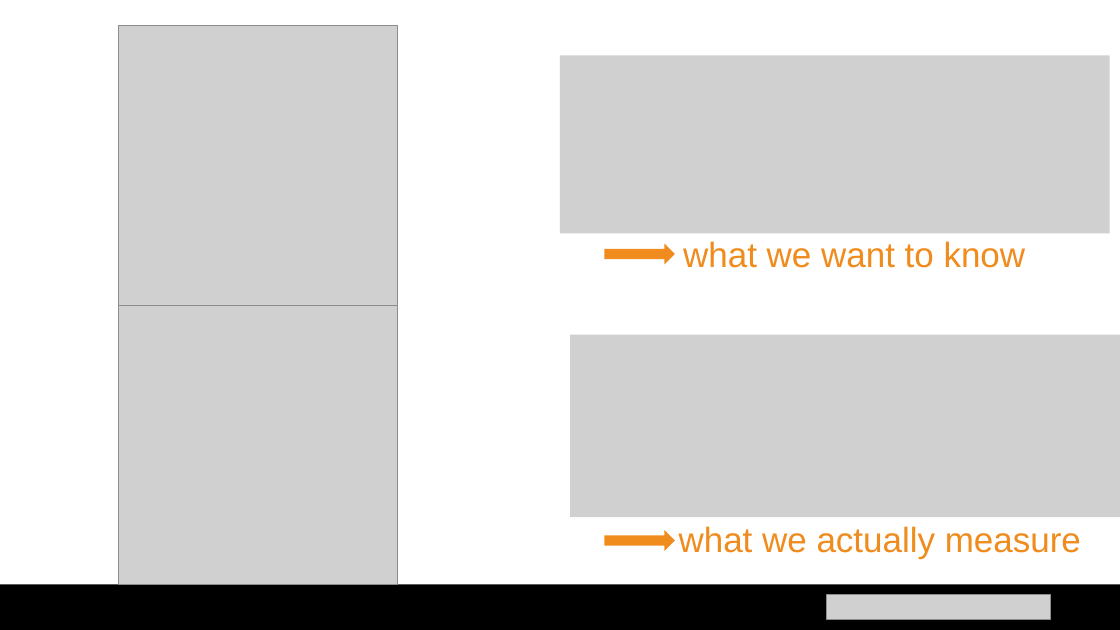
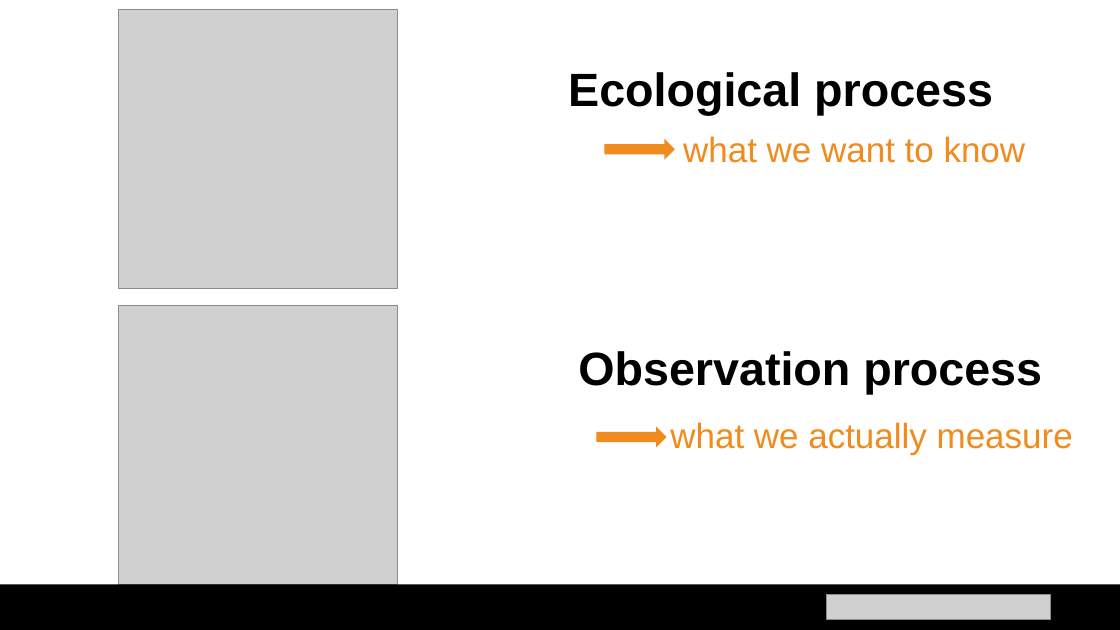
Before and after one commit to mstrimas/ebp-workshop-au, a slide deck: slide 9 of 12_occupancy.pptx (slide 8 before the commit). Drawn at 1120x630 pixels with LibreOffice and Linux fonts; fonts in the diff are those of the drawing; grey boxes stand for pictures. Boxes give left, top, right and bottom in pixels: in the first picture for what was removed or moved away, otherwise in the second. Text is boxed around its words. In the diff, an @@ line names an element or a change of style, - is before the commit and + after.

Commit message:
new occu figures and updates to occu slides

```diff
--- a/12_occupancy.pptx
+++ b/12_occupancy.pptx
@@ picture: place and size @@
-picture at bbox=[118, 26, 398, 306]
+picture at bbox=[118, 9, 398, 289]
@@ picture removed at bbox=[560, 55, 1111, 234] @@
@@ text added at bbox=[568, 72, 993, 115], 40 pt, text #000000, bold @@
+Ecological process
@@ right arrow: place and size @@
-right arrow at bbox=[605, 244, 676, 265]
+right arrow at bbox=[605, 139, 676, 160]
@@ text "what we want to know": place and size @@
-text "what we want to know" at bbox=[683, 241, 1026, 268]
+text "what we want to know" at bbox=[683, 136, 1026, 163]
@@ picture removed at bbox=[571, 334, 1120, 517] @@
@@ text added at bbox=[578, 351, 1042, 394], 40 pt, text #000000, bold @@
+Observation process
@@ text "what we actually measure": place and size @@
-text "what we actually measure" at bbox=[679, 526, 1081, 558]
+text "what we actually measure" at bbox=[670, 422, 1073, 455]
@@ right arrow: place and size @@
-right arrow at bbox=[605, 530, 676, 551]
+right arrow at bbox=[597, 427, 667, 448]
```
Also in this commit, not shown: 4 slides added, 3 slides removed, 6 other files.
